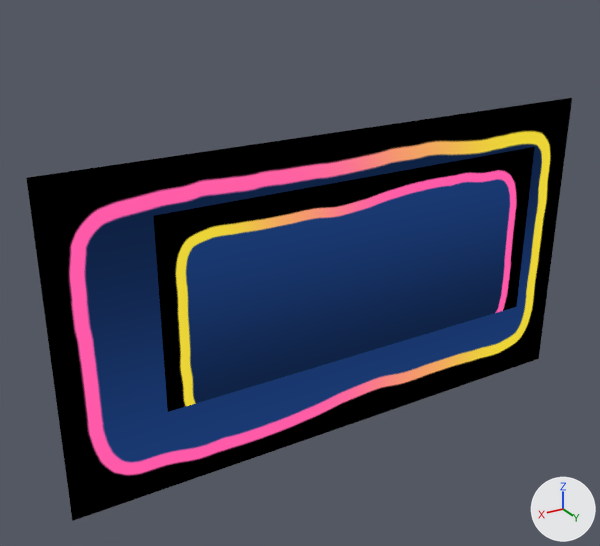
Two versions of the glTF model assets/models/panelinfo.glb, one commit apart.
Before and after are seen from a camera (50 mm lens) standing at (1.41, 2.06, 1.13) and looking at (0.16, -0.02, 0.09). The axes (+X, +Y, +Z) are drawn at lower right. The lights are the same throughout. Where no turn or scale is listed for an object, it has been applied to the vertices.

The first picture shows 'finished', 'panelInfo'.
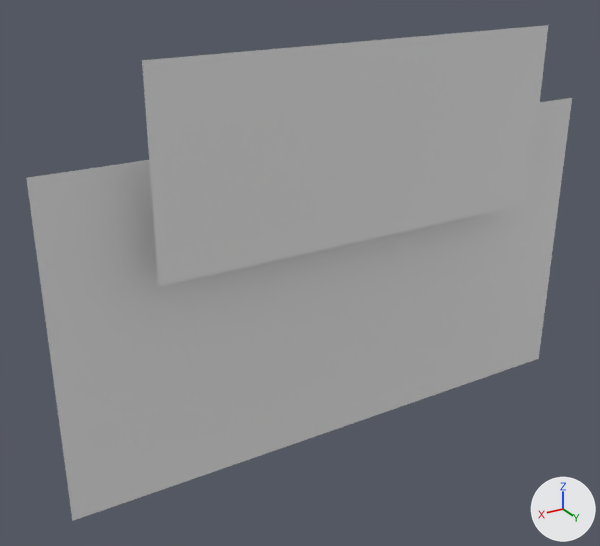
Commit message: UIMaterial for panelinfo too

What differs and where, as boxes [x1, y1, x2, y2] in the pictures (600 x 546 px):
'panelInfo', recoloured
    both: [26, 98, 572, 521]
'finished', recoloured, moved
    before: [153, 147, 535, 412]
    after: [142, 25, 548, 286]

What changed in the scene script:
```text
Change me_ui:
    where me_ui.from_pydata(...)  # 4 vertices, 2 faces; spans x -0.96..0.96, y 0.0, z -0.53..0.53
    remove me_ui.materials.append(mat_ui)
Change me_ui_003:
    where me_ui_003.from_pydata(...)  # 4 vertices, 2 faces; spans x -0.681..0.681, y 0.112, z -0.265..0.33
    remove me_ui_003.materials.append(mat_ui)
Change ob_finished:
    ob_finished.location: (0.0, 0.0, 0.084) -> (0.0, 0.0, 0.478)
```
